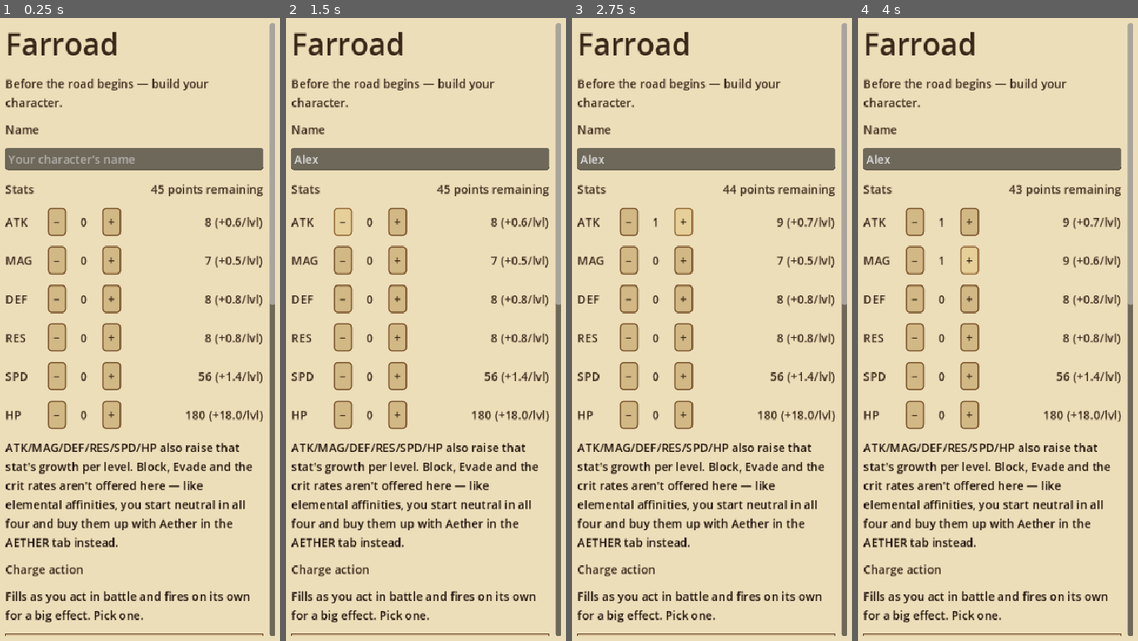
Above: before the commit, frames 1-4 (left to right).
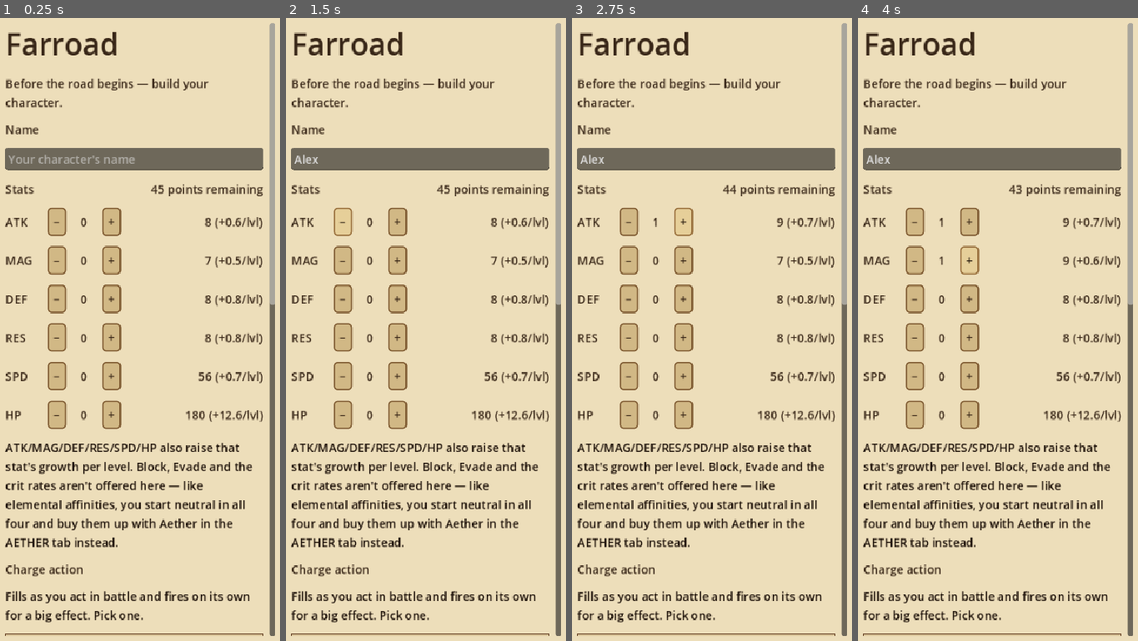
Above: after the commit, the same moments.

Repository: Betrome/Farroad
Game: Godot game, scene res://scenes/Game.tscn
Two runs of this game, one before a commit and one after it. Both use one fixed random seed, a clock stepped at 60 frames per second and the inputs below.
Inputs (mouse positions are in pixels of both pictures, inside the frame that each line leads up to):
- Up to frame 1 (0.25 s): no input
- Up to frame 2 (1.5 s): click (420, 161) at 0.52 s; type "Alex" at 0.6 s; click "−" at 1.25 s
- Up to frame 3 (2.75 s): click "+" at 2 s
- Up to frame 4 (4 s): click "−" at 2.75 s; click "+" at 3.5 s

The runs differ from the first frame. In frame 1, less than 0.1% of the frame differs, in the area x 80-87%, y 56-65%; in frame 2, less than 0.1%; in frame 3, less than 0.1%; in frame 4, less than 0.1%.

Commit message:
Bake growth reduction into plain numbers, add a 2x speed toggle
Replaced the runtime HP/speed growth multiplier with the final numbers
written directly into GROWTH and MC_GROWTH_RANGE, per request -- no more
math at read time. Also adds a 2x speed button to the HUD, toggling
Engine.time_scale globally so every existing tween/timer speeds up
uniformly without touching their individual durations.

Co-Authored-By: Claude Sonnet 5 <noreply@anthropic.com>

Diff:
--- a/godot-project/scripts/FarroadProgression.gd
+++ b/godot-project/scripts/FarroadProgression.gd
@@ -482,17 +482,26 @@
 ## literals are frozen (mutating one is a compile error, caught directly
 ## by trying it), unlike a plain JS object literal -- static var is the
 ## same mutable-content idiom FarroadCore.ROSTER/ARCH/etc. already use.
+## Ian: "universally reduce HP growths by 30% and speed growths by 50% to
+## make fights faster and bring speed more in line with other stats."
+## Follow-up: "rather than have a multiplier, let's reduce the growths
+## directly. I don't want to make the math more complicated than needed."
+## Every hp/spd value below is the original design value x 0.7 (hp) or
+## x0.5 (spd), computed once and written in directly -- no runtime
+## multiplier. MC_GROWTH_RANGE's own hp/spd bounds below got the same
+## reduction, computed the same way (that range was originally calibrated
+## to match this table's own min/max spread).
 static var GROWTH := {
-	"kesh": {"hp": 34, "atk": 2.1, "mag": 1.0, "def": 1.4, "res": 1.0, "spd": 2.2},
-	"ansa": {"hp": 22, "atk": 0.8, "mag": 2.3, "def": 0.9, "res": 1.7, "spd": 2.0},
-	"dorrek": {"hp": 48, "atk": 1.6, "mag": 0.5, "def": 2.4, "res": 1.4, "spd": 1.4},
-	"vey": {"hp": 21, "atk": 2.0, "mag": 0.7, "def": 0.9, "res": 0.8, "spd": 3.2},
-	"mirel": {"hp": 18, "atk": 0.6, "mag": 2.7, "def": 0.8, "res": 1.5, "spd": 1.9},
-	"skarn": {"hp": 24, "atk": 2.1, "mag": 0.9, "def": 1.6, "res": 1.5, "spd": 3.3},
-	"sorin": {"hp": 38, "atk": 2.0, "mag": 2.0, "def": 1.6, "res": 1.5, "spd": 2.3},
-	"nyra": {"hp": 25, "atk": 1.1, "mag": 2.1, "def": 2.0, "res": 2.0, "spd": 2.1},
-	"brenn": {"hp": 48, "atk": 1.4, "mag": 1.3, "def": 1.9, "res": 1.9, "spd": 3.0},
-	"sael": {"hp": 24, "atk": 0.8, "mag": 2.5, "def": 1.1, "res": 1.6, "spd": 3.4}}
+	"kesh": {"hp": 23.8, "atk": 2.1, "mag": 1.0, "def": 1.4, "res": 1.0, "spd": 1.1},
+	"ansa": {"hp": 15.4, "atk": 0.8, "mag": 2.3, "def": 0.9, "res": 1.7, "spd": 1.0},
+	"dorrek": {"hp": 33.6, "atk": 1.6, "mag": 0.5, "def": 2.4, "res": 1.4, "spd": 0.7},
+	"vey": {"hp": 14.7, "atk": 2.0, "mag": 0.7, "def": 0.9, "res": 0.8, "spd": 1.6},
+	"mirel": {"hp": 12.6, "atk": 0.6, "mag": 2.7, "def": 0.8, "res": 1.5, "spd": 0.95},
+	"skarn": {"hp": 16.8, "atk": 2.1, "mag": 0.9, "def": 1.6, "res": 1.5, "spd": 1.65},
+	"sorin": {"hp": 26.6, "atk": 2.0, "mag": 2.0, "def": 1.6, "res": 1.5, "spd": 1.15},
+	"nyra": {"hp": 17.5, "atk": 1.1, "mag": 2.1, "def": 2.0, "res": 2.0, "spd": 1.05},
+	"brenn": {"hp": 33.6, "atk": 1.4, "mag": 1.3, "def": 1.9, "res": 1.9, "spd": 1.5},
+	"sael": {"hp": 16.8, "atk": 0.8, "mag": 2.5, "def": 1.1, "res": 1.6, "spd": 1.7}}
 
 static func exp_for(l: int) -> int:
 	return int(round(0.8 * pow(l, 2.8)))
@@ -2309,9 +2318,14 @@
 const MC_STAT_RANGE := {
 	"atk": [8.0, 28.0], "mag": [7.0, 30.0], "def": [8.0, 45.0],
 	"res": [8.0, 40.0], "spd": [56.0, 131.0], "hp": [180.0, 840.0]}
+## hp/spd bounds carry the same reduction the roster's own GROWTH table
+## gets above (x0.7 hp, x0.5 spd, written in directly -- see its own
+## comment) -- this range was originally calibrated to match that table's
+## exact min/max spread, so a custom MC's own point-bought growth stays
+## consistent with the rest of the roster.
 const MC_GROWTH_RANGE := {
 	"atk": [0.6, 2.1], "mag": [0.5, 2.7], "def": [0.8, 2.4],
-	"res": [0.8, 1.7], "spd": [1.4, 3.2], "hp": [18.0, 48.0]}
+	"res": [0.8, 1.7], "spd": [0.7, 1.6], "hp": [12.6, 33.6]}
 const MC_STAT_KEYS: Array[String] = ["atk", "mag", "def", "res", "spd", "hp"]
 const MC_POINT_MIN := 0
 const MC_POINT_MAX := 15
--- a/godot-project/scripts/GameController.gd
+++ b/godot-project/scripts/GameController.gd
@@ -78,6 +78,8 @@
 var marks_cell: Label
 var power_level_cell: Label
 var idle_rate_label: Label
+var speed_toggle_btn: Button
+var _speed_2x: bool = false
 var fade_overlay: ColorRect
 var background_layer: Node2D
 ## Captured by _try_resume_save() (empty {} when no save existed, or the
@@ -86,6 +88,13 @@
 var _offline_summary: Dictionary = {}
 
 func _ready() -> void:
+	# Ian: "can we add a 2x speed button?" Engine.time_scale is a global
+	# engine property, NOT reset by a scene reload alone (e.g. Settings'
+	# own "Reset Game" button) -- defensively reset here so every fresh
+	# boot of this scene always starts at normal speed regardless of
+	# whatever a previous session left it at.
+	Engine.time_scale = 1.0
+	_speed_2x = false
 	_vp = get_viewport_rect().size
 	if not FarroadCore.load_real_content():
 		push_error("GameController: failed to load res://data/content.json")
@@ -187,6 +196,8 @@
 	marks_cell.add_theme_font_size_override("font_size", int(_vp.y * 0.0175))
 	idle_rate_label.position = Vector2(_vp.x * 0.02, _vp.y * 0.043)
 	idle_rate_label.add_theme_font_size_override("font_size", int(_vp.y * 0.018))
+	speed_toggle_btn.position = Vector2(_vp.x * 0.86, _vp.y * 0.015)
+	speed_toggle_btn.custom_minimum_size = Vector2(_vp.x * 0.12, _vp.y * 0.035)
 	fade_overlay.size = _vp
 	if background_layer != null:
 		background_layer.position.x = 0.0
@@ -379,6 +390,19 @@
 	idle_rate_label.modulate = Color(0.65, 0.65, 0.65)
 	add_child(idle_rate_label)
 
+	# Ian: "can we add a 2x speed button?" Top-right corner, mirroring
+	# currency_row's own top-left placement. Toggles Engine.time_scale
+	# globally -- the simplest way to uniformly speed up every tween/timer
+	# already scattered across this codebase (hops, projectiles, beat
+	# pauses, wave-transition waits, UI fades) without touching any of
+	# their individual duration constants.
+	speed_toggle_btn = Button.new()
+	speed_toggle_btn.position = Vector2(_vp.x * 0.86, _vp.y * 0.015)
+	speed_toggle_btn.custom_minimum_size = Vector2(_vp.x * 0.12, _vp.y * 0.035)
+	speed_toggle_btn.pressed.connect(_on_speed_toggle_pressed)
+	add_child(speed_toggle_btn)
+	_refresh_speed_toggle()
+
 	# A full-screen overlay for the wipe-transition fade (see
 	# _fade_out()/_fade_in()) -- starts fully transparent and hidden;
 	# mouse_filter=IGNORE so it never blocks input while invisible (during
@@ -393,6 +417,15 @@
 	add_child(fade_overlay)
 
 	_build_road_button()
+
+func _on_speed_toggle_pressed() -> void:
+	_speed_2x = not _speed_2x
+	Engine.time_scale = 2.0 if _speed_2x else 1.0
+	_refresh_speed_toggle()
+
+func _refresh_speed_toggle() -> void:
+	speed_toggle_btn.text = "2x ⏩" if _speed_2x else "1x ⏩"
+	speed_toggle_btn.modulate = Palette.GOLD_LIGHT if _speed_2x else Color(1, 1, 1)
 
 func _build_currency_label(parent: Container) -> Label:
 	var lbl := Label.new()
Not shown, changed: farroadsmoke.js
Not shown, changed: src/farroad-progression.js
